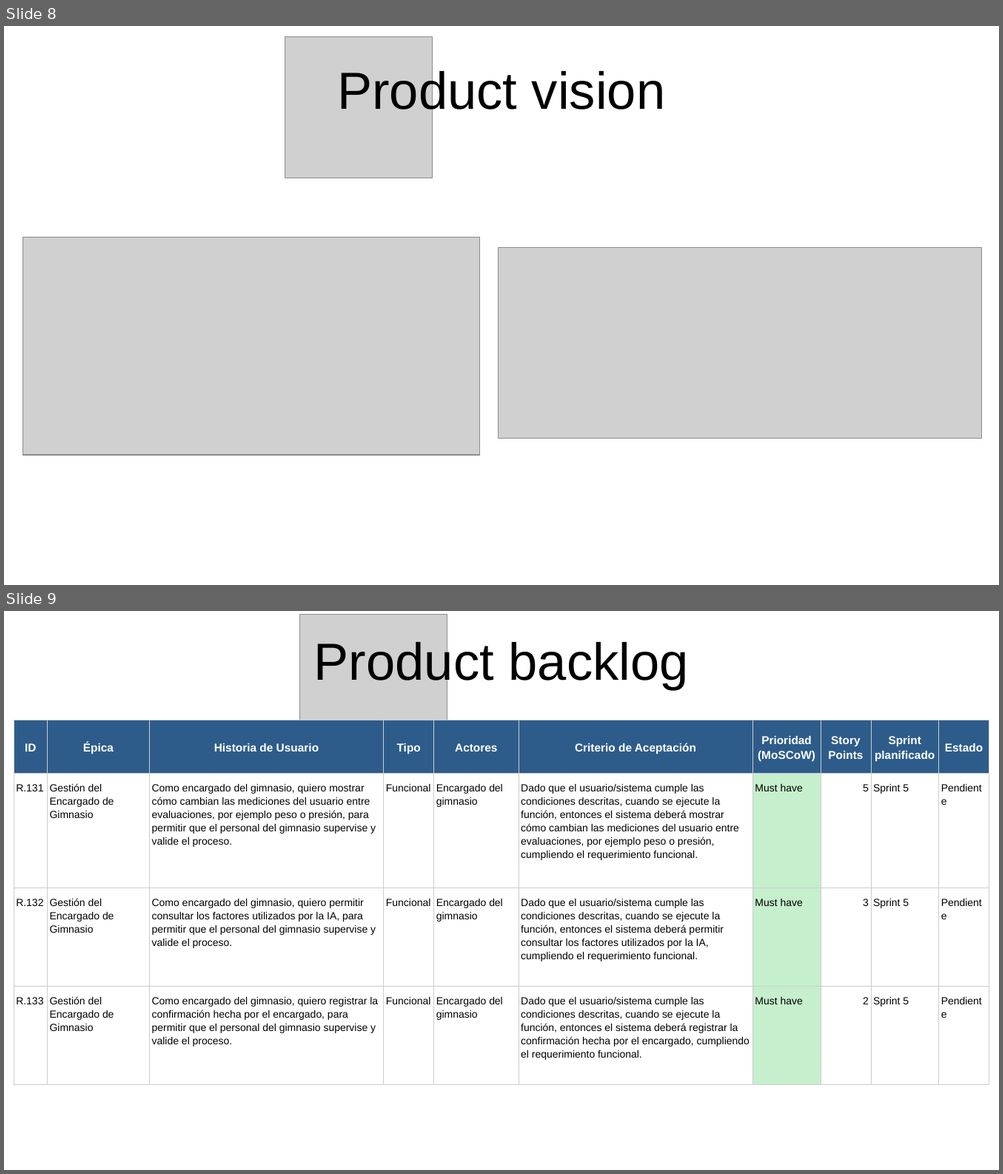
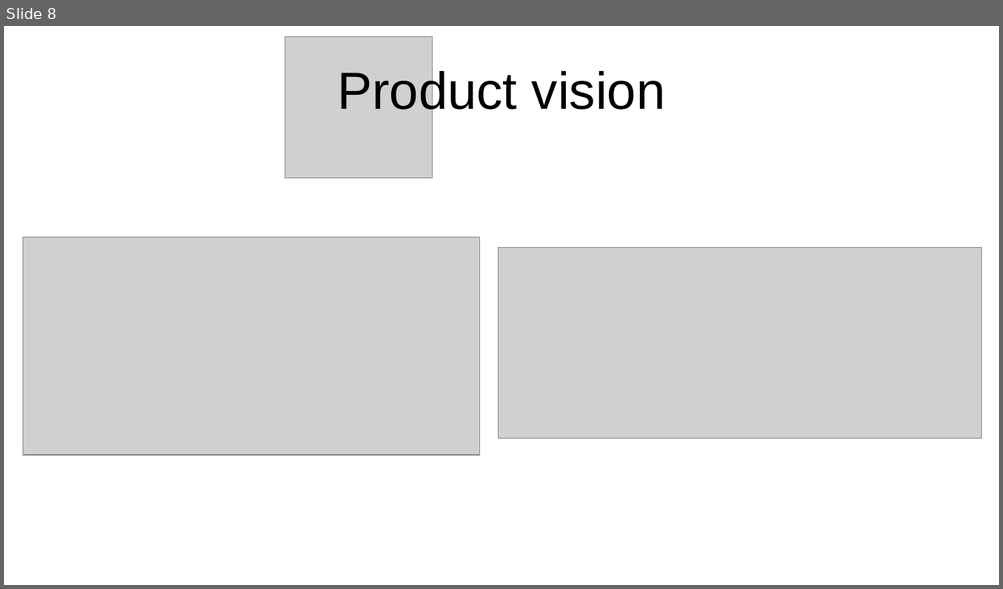
Before and after one commit to Sjarac/Proyecto_Totem_Triage, a slide deck: Fase 2/Evidencias Proyecto/Presentación Proyecto Fase 2.pptx. Shown one above the other, each under a label of ours: slides 8 and 9 before the commit, slide 8 after it. The pictures are 1003x1174 and 1003x589 pixels, drawn with LibreOffice and Linux fonts; fonts in the diff are those of the drawing; grey boxes stand for pictures. Boxes give left, top, right and bottom in pixels: in the first picture for what was removed or moved away, otherwise in the second. Text is boxed around its words. In the diff, an @@ line names an element or a change of style, - is before the commit and + after.

```diff
--- a/Fase 2/Evidencias Proyecto/Presentación Proyecto Fase 2.pptx
+++ b/Fase 2/Evidencias Proyecto/Presentación Proyecto Fase 2.pptx
@@ slide 9 removed at (4,611,999,1170), background #FFFFFF @@
@@ picture removed at (299,614,447,756) @@
@@ title removed at (314,638,688,689) @@
-Product backlog
@@ table removed at (14,720,988,1085), 4 rows, 10 columns @@
-ID | Épica | Historia de Usuario | Tipo | Actores | Criterio de Aceptación | Prioridad (MoSCoW) | Story Points | Sprint planificado | Estado
-R.131 | Gestión del Encargado de Gimnasio | Como encargado del gimnasio, quiero mostrar cómo cambian las mediciones del usuario entre evaluaciones, por ejemplo peso o presión, para permitir que el personal del gimnasio supervise y valide el proceso. | Funcional | Encargado del gimnasio | Dado que el usuario/sistema cumple las condiciones descritas, cuando se ejecute la función, entonces el sistema deberá mostrar cómo cambian las mediciones del usuario entre evaluaciones, por ejemplo peso o presión, cumpliendo el requerimiento funcional. | Must have | 5 | Sprint 5 | Pendiente
-R.132 | Gestión del Encargado de Gimnasio | Como encargado del gimnasio, quiero permitir consultar los factores utilizados por la IA, para permitir que el personal del gimnasio supervise y valide el proceso. | Funcional | Encargado del gimnasio | Dado que el usuario/sistema cumple las condiciones descritas, cuando se ejecute la función, entonces el sistema deberá permitir consultar los factores utilizados por la IA, cumpliendo el requerimiento funcional. | Must have | 3 | Sprint 5 | Pendiente
-R.133 | Gestión del Encargado de Gimnasio | Como encargado del gimnasio, quiero registrar la confirmación hecha por el encargado, para permitir que el personal del gimnasio supervise y valide el proceso. | Funcional | Encargado del gimnasio | Dado que el usuario/sistema cumple las condiciones descritas, cuando se ejecute la función, entonces el sistema deberá registrar la confirmación hecha por el encargado, cumpliendo el requerimiento funcional. | Must have | 2 | Sprint 5 | Pendiente
```
Also in this commit, not shown: 1 slide added.
